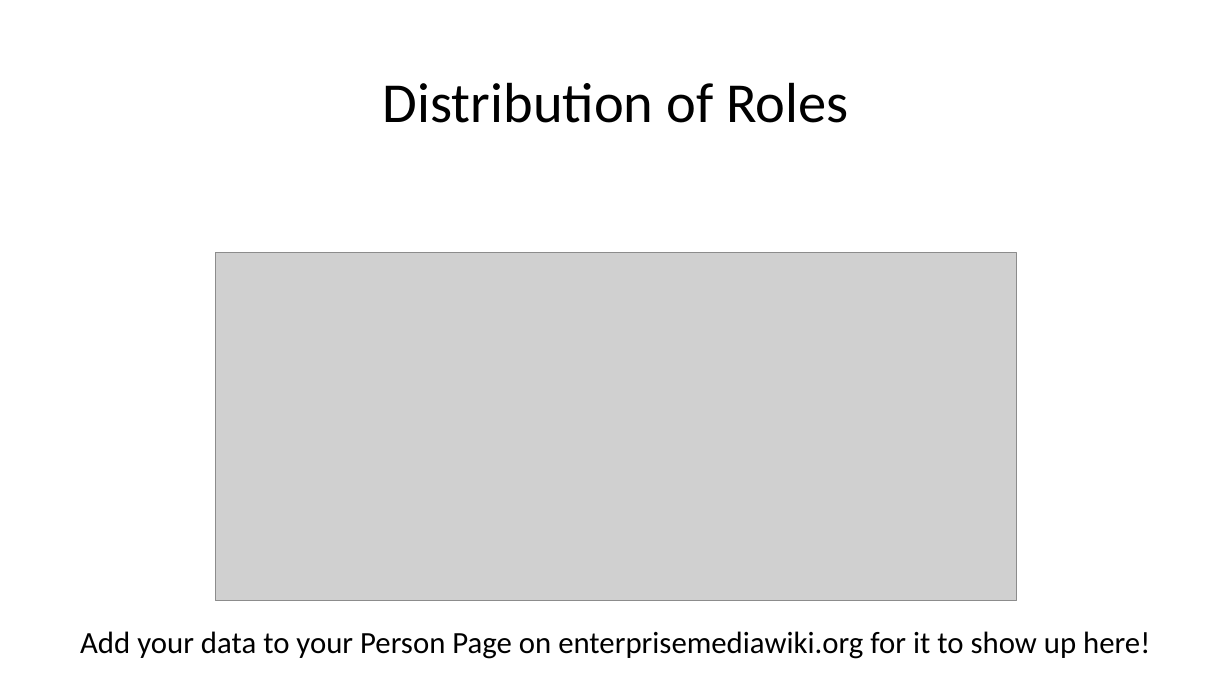
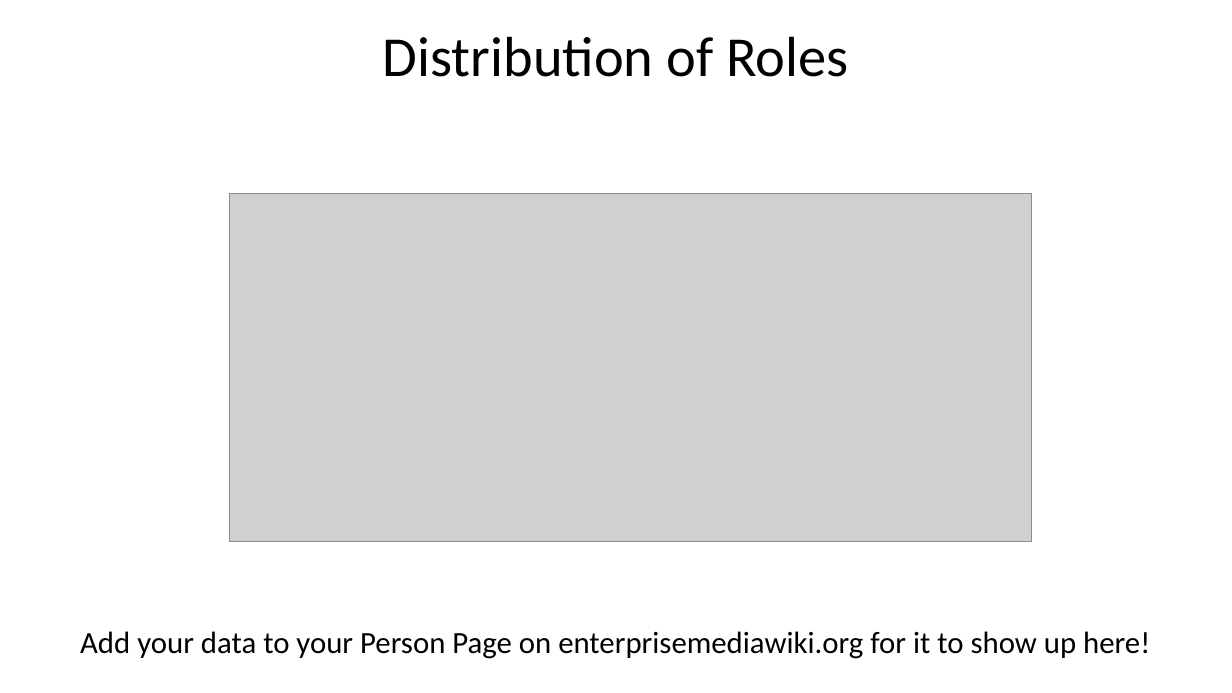
Before and after one commit to enterprisemediawiki/Conference, a slide deck: slide 10 of Screensaver for Conference.pptx. Drawn at 1232x693 pixels with LibreOffice and Linux fonts; fonts in the diff are those of the drawing; grey boxes stand for pictures. Boxes give left, top, right and bottom in pixels: in the first picture for what was removed or moved away, otherwise in the second. Text is boxed around its words. In the diff, an @@ line names an element or a change of style, - is before the commit and + after.

```diff
--- a/Screensaver for Conference.pptx
+++ b/Screensaver for Conference.pptx
@@ title "Distribution of Roles": place and size @@
-title "Distribution of Roles" at [383,82,848,123]
+title "Distribution of Roles" at [383,36,848,77]
@@ picture: place and size @@
-picture at [215,253,1018,601]
+picture at [229,194,1031,542]
```
Also in this commit, not shown: 10 other slides changed, 11 other files.
